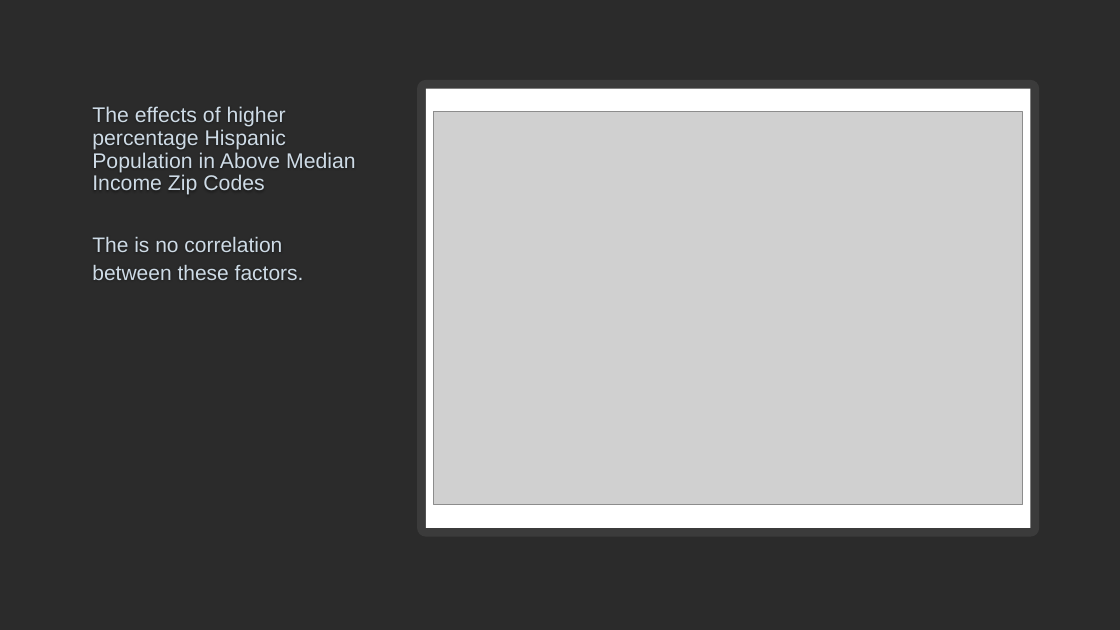
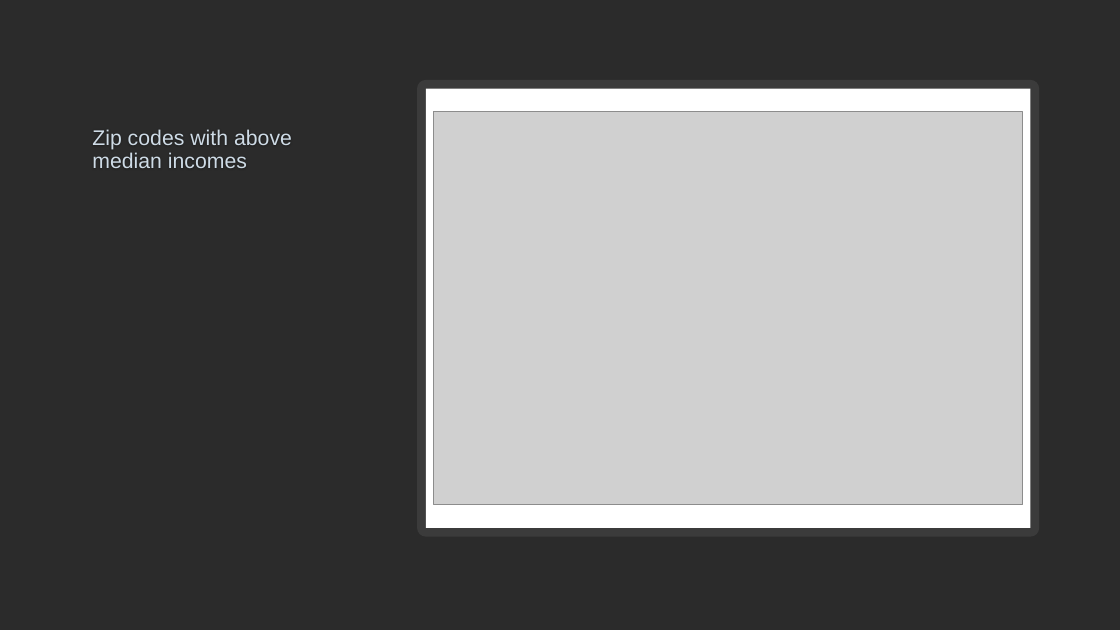
Before and after one commit to bakerv/COVID19, a slide deck: slide 10 of Bexar County COVID-19 by the Numbers.pptx (slide 6 before the commit). Drawn at 1120x630 pixels with LibreOffice and Linux fonts; fonts in the diff are those of the drawing; grey boxes stand for pictures; background and template pictures are left out; a plain dark background stands for a picture behind light text. Boxes give left, top, right and bottom in pixels: in the first picture for what was removed or moved away, otherwise in the second. Text is boxed around its words. In the diff, an @@ line names an element or a change of style, - is before the commit and + after.

Commit message:
final ppt

```diff
--- a/Bexar County COVID-19 by the Numbers.pptx
+++ b/Bexar County COVID-19 by the Numbers.pptx
@@ title at [92,129,292,168]: text changed @@
-The effects of higher percentage Hispanic Population in Above Median Income Zip Codes
+Zip codes with above median incomes
@@ text removed at [92,237,304,280] @@
-The is no correlation between these factors.
```
Also in this commit, not shown: 2 other slides changed, 4 slides added, 3 slides removed.
